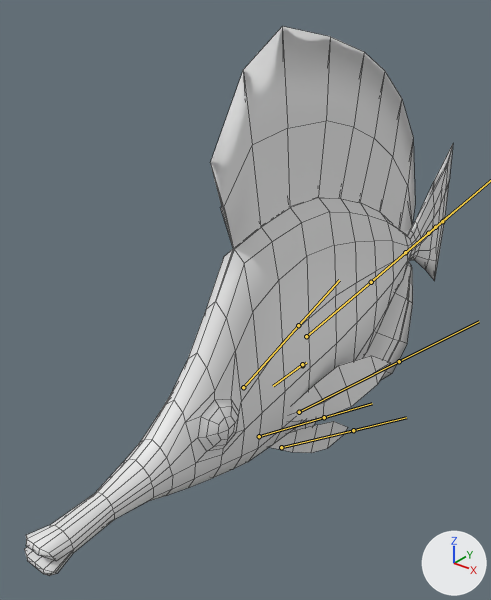
A saved change to the FBX model Assets/Models/Fish/ButtereFlyFish.fbx.
Rendered twice from a camera (50 mm lens) standing at (0.43, -0.66, 0.478) and looking at (-0.05, -0.06, 0.106). Lighting does not change. The marker at lower right points along +X, +Y and +Z. The bones that bend it are drawn over the model as lines. Mesh edges are drawn as thin lines.

In view in the first picture: 'LongNose_Butterfly'.
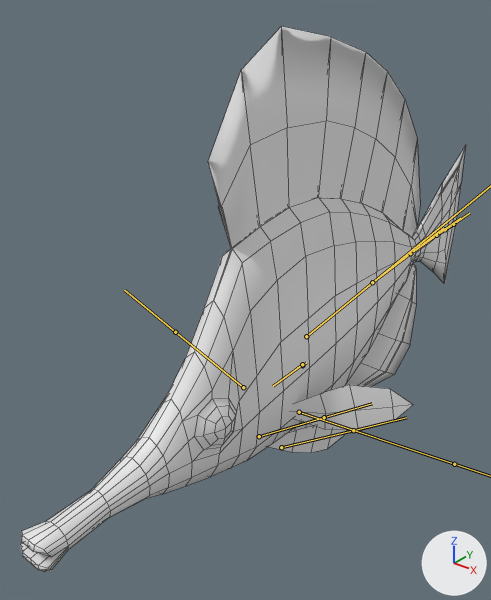
The newer file adds an action. The first version stands in its rest pose; the second is drawn at frame 15 of the action 'RIG-LongNose_Butterfly.001|ParrotFishSwim'.

The change in detail:
Bone 'DEF-Bone.001' (bone_def_bone_001) turns from (0, 0, 0) to (-1, 0, 0) degrees about its own x, y and z.
Bone 'DEF-Bone.003' (bone_def_bone_003) turns from (0, 0, 0) to (-2, 0, 0) degrees about its own x, y and z.
Bone 'DEF-Bone.008' (bone_def_bone_008) turns from (0, 0, 0) to (-2, 0, 0) degrees about its own x, y and z.
Bone 'Fin.L' (bone_fin_l) turns from (0, 0, 0) to (-68, 3, -4) degrees about its own x, y and z.
Bone 'Fin.R' (bone_fin_r) turns from (0, 0, 0) to (59, -3, -3) degrees about its own x, y and z.

Changed parts and their boxes (x1, y1, x2, y2) in the pictures (491 x 600 px):
'LongNose_Butterfly', posed: before (24, 26, 453, 576); after (20, 26, 466, 572)
bone 'DEF-Bone.001', root to tip: before (306, 336) to (371, 282); after (306, 336) to (372, 282)
bone 'DEF-Bone.003', root to tip: before (371, 282) to (405, 252); after (372, 282) to (410, 253)
bone 'DEF-Bone.008', root to tip: before (428, 233) to (442, 221); after (436, 235) to (453, 224)
bone 'Fin.L', root to tip: before (299, 412) to (305, 409); after (299, 412) to (306, 414)
bone 'Fin.R', root to tip: before (243, 387) to (247, 383); after (243, 387) to (239, 384)
